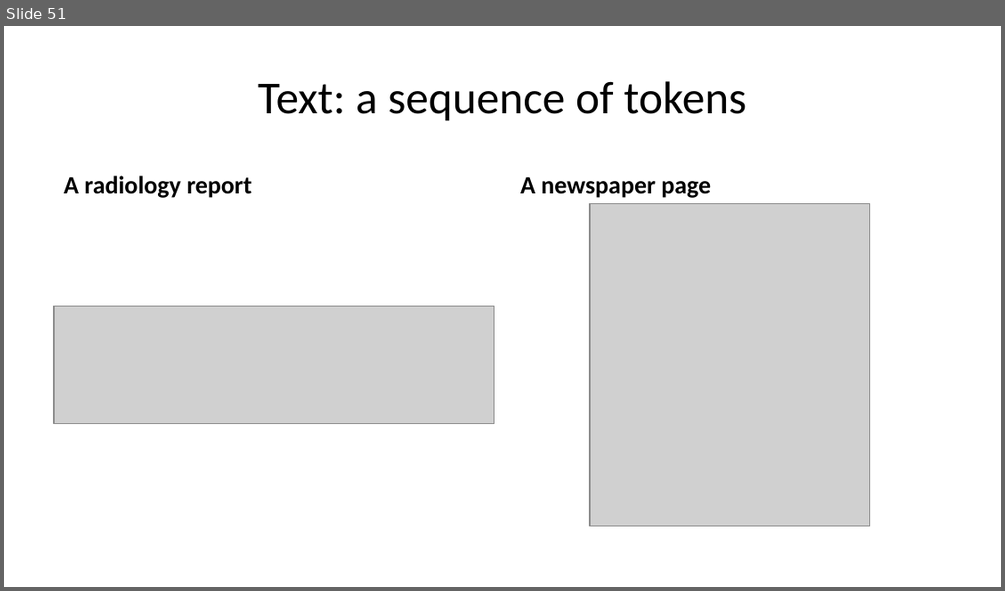
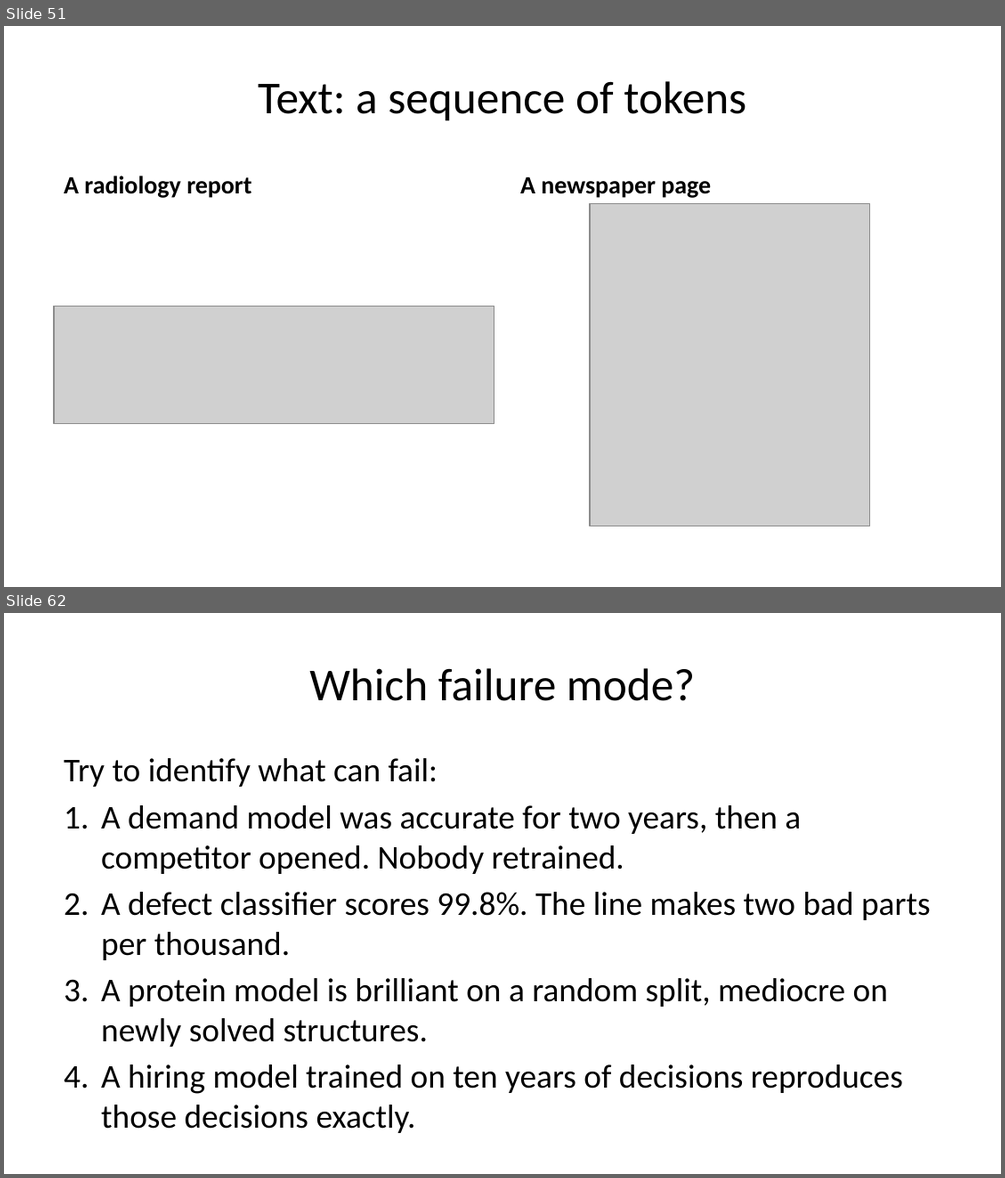
Before and after one commit to pauldubois98/AdcancedTopicsDataScience2026, a slide deck: Course01/slides.pptx. Shown one above the other, each under a label of ours: slide 51 before the commit, slides 51 and 62 after it; the slides between them are not shown. The pictures are 1005x591 and 1005x1178 pixels, drawn with LibreOffice and Linux fonts; fonts in the diff are those of the drawing; grey boxes stand for pictures. Boxes give left, top, right and bottom in pixels: in the first picture for what was removed or moved away, otherwise in the second. Text is boxed around its words. In the diff, an @@ line names an element or a change of style, - is before the commit and + after.

```diff
--- a/Course01/slides.pptx
+++ b/Course01/slides.pptx
@@ slide 62 added at [4,613,1001,1174], background #FFFFFF @@
@@ title added at [309,668,695,701], 33 pt, text #000000 @@
+Which failure mode?
@@ text added at [64,758,930,1133], 24 pt, text #000000 @@
+Try to identify what can fail:
+1. A demand model was accurate for two years, then a competitor opened. Nobody retrained.
+2. A defect classifier scores 99.8%. The line makes two bad parts per thousand.
+3. A protein model is brilliant on a random split, mediocre on newly solved structures.
+4. A hiring model trained on ten years of decisions reproduces those decisions exactly.
```
Also in this commit, not shown: 20 slides changed, 17 other slides added, 1 slide removed, 16 other files.
